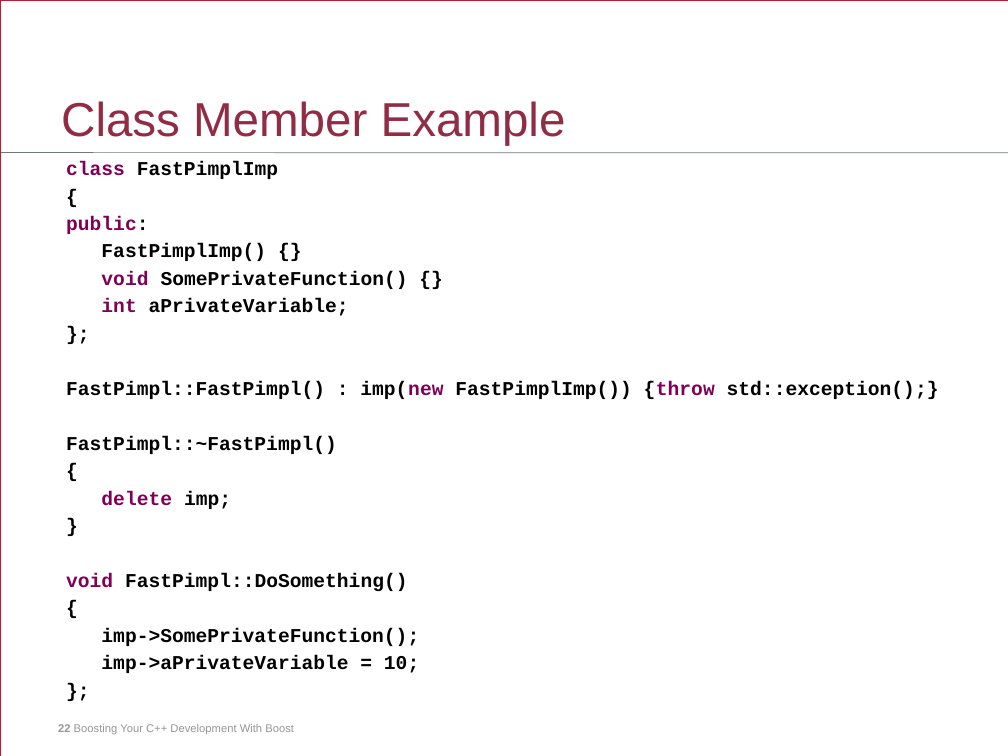
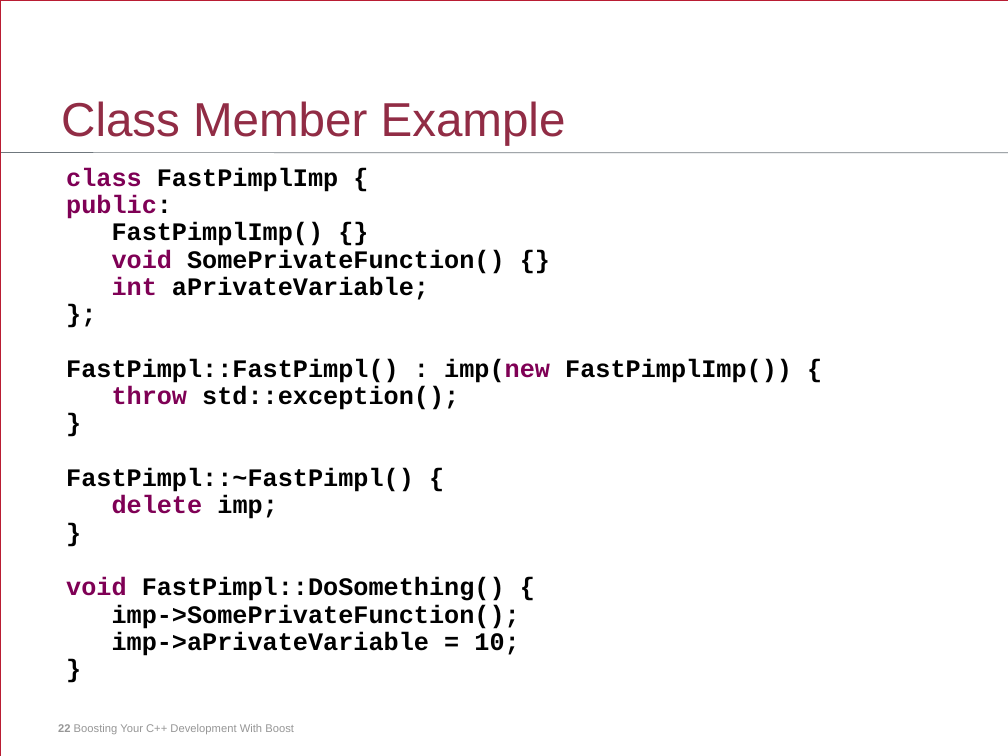
Before and after one commit to jurberg/boost-presentation, a slide deck: slide 22 of boost-presentation.ppt. Drawn at 1008x756 pixels with LibreOffice and Linux fonts; fonts in the diff are those of the drawing. Boxes give left, top, right and bottom in pixels: in the first picture for what was removed or moved away, otherwise in the second. Text is boxed around its words. In the diff, an @@ line names an element or a change of style, - is before the commit and + after.

```diff
--- a/boost-presentation.ppt
+++ b/boost-presentation.ppt
@@ text at (66,167,338,192): text changed; size 14 to 18 pt @@
-class FastPimplImp
-{
+class FastPimplImp {
@@ text at (66,167,792,656): text changed; size 14 to 18 pt @@
-};
+}
@@ text at (66,195,520,656): size 14 to 18 pt in "public:", "FastPimplImp() {}", "void SomePrivateFunction() {}", "int aPrivateVariable;" and 5 more places; line spacing 10.9pt to 10.7pt @@
@@ text at (66,358,792,495): text changed; size 14 to 18 pt @@
-FastPimpl::FastPimpl() : imp(new FastPimplImp()) {throw std::exception();}
-FastPimpl::~FastPimpl()
-{
+FastPimpl::FastPimpl() : imp(new FastPimplImp()) {
+throw std::exception();
+}
+FastPimpl::~FastPimpl() {
@@ text at (66,577,505,601): text changed; size 14 to 18 pt @@
-void FastPimpl::DoSomething()
-{
+void FastPimpl::DoSomething() {
```
Also in this commit, not shown: 79 other slides changed, 6 slides added, 3 slides removed, 1 other file.
